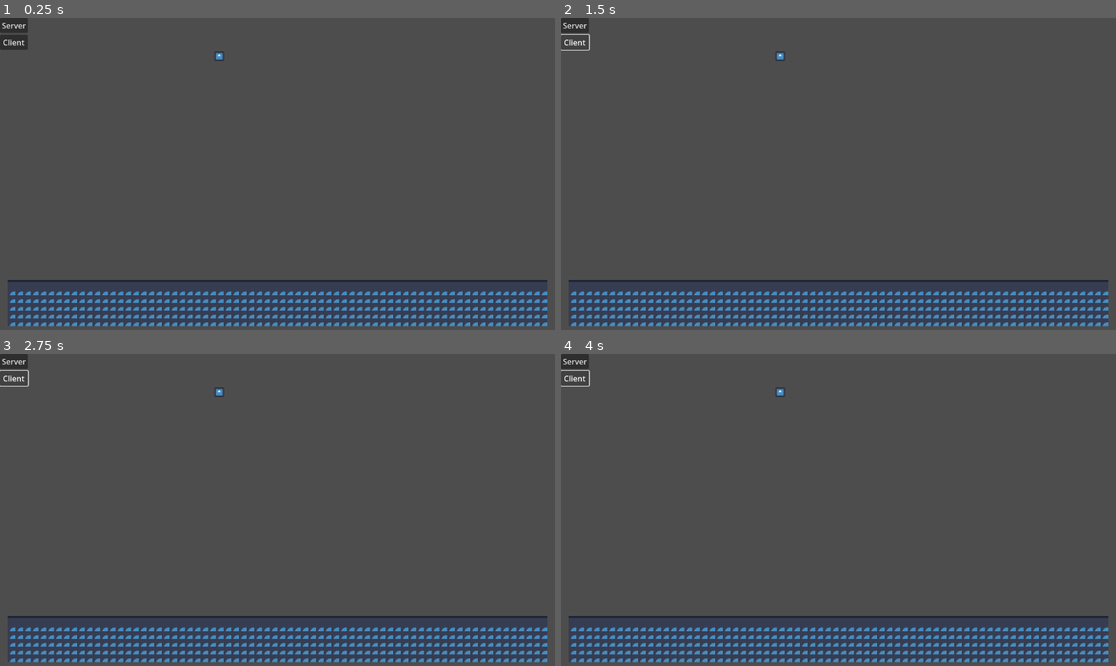
Above: before the commit, frames 1-4 (two rows, left to right).
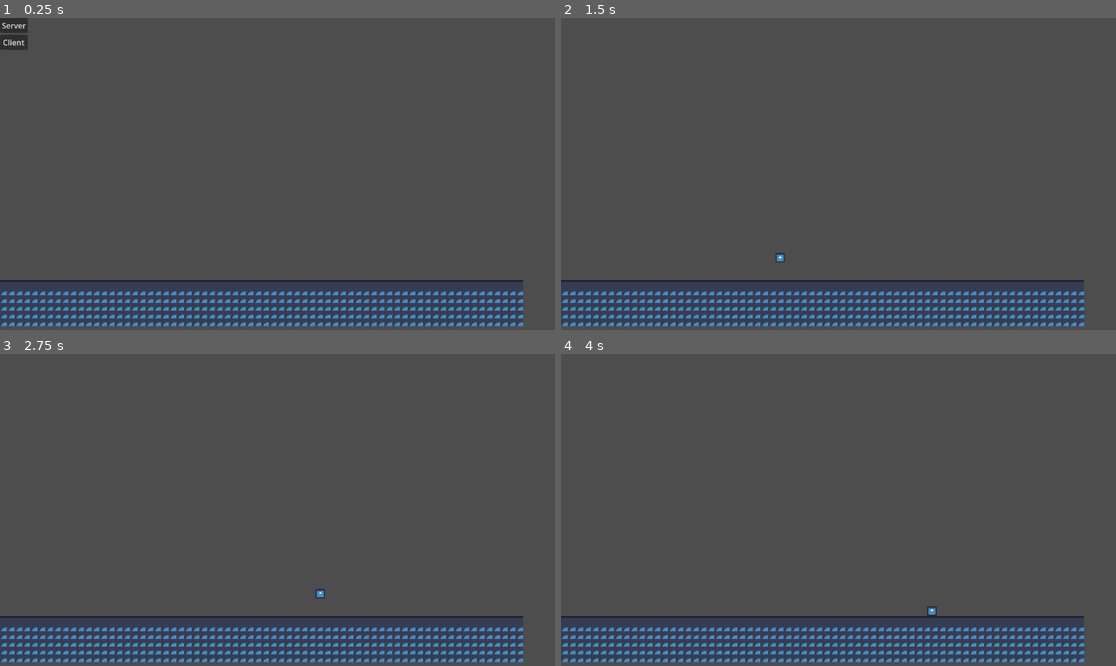
Above: after the commit, the same moments.

Repository: Where-is-my-input/multiplayer-2d
Game: Godot game, scene res://scenes/main.tscn
Two runs of this game, one before a commit and one after it. Both use one fixed random seed, a clock stepped at 60 frames per second and the inputs below. The engine's default icon, where the game draws it, is replaced by a stand-in: a white triangle on a blue panel in a dark square.
Inputs (mouse positions are in pixels of both pictures, inside the frame that each line leads up to):
- Up to frame 1 (0.25 s): no input
- Up to frame 2 (1.5 s): click "Server" at 0.5 s; click (577, 42) at 1.25 s, where only the run before the commit has a clickable "Client"
- Up to frame 3 (2.75 s): tap Enter (ui_accept) at 2, 2.27 s; hold Right (ui_right) from 2.03 s (still down)
- Up to frame 4 (4 s): tap Enter (ui_accept) at 3.02, 3.5 s; release Right (ui_right) at 3.53 s; hold Left (ui_left) from 3.53 s (still down)

The runs differ from the first frame. In frame 1, 2.3% of the frame differs, in the area x 0-99%, y 10-99%; in frame 2, 2.6%; in frame 3, 2.6%, in the area x 0-99%, y 0-99%; in frame 4, 2.6%.

Commit message:
feat: allow server to play and adjust spawn position

Diff:
--- a/scenes/high_level_ui.gd
+++ b/scenes/high_level_ui.gd
@@ -1,8 +1,35 @@
 extends Control
+
+func _ready() -> void:
+	multiplayer.connected_to_server.connect(_on_connected_to_server)
+	multiplayer.server_disconnected.connect(_on_disconnected)
 
 func _on_btn_client_pressed() -> void:
 	HighLevelNetworkHandler.startClient()
 
 
 func _on_btn_server_pressed() -> void:
+	print("Starting server...")
 	HighLevelNetworkHandler.startServer()
+
+	if multiplayer.is_server():
+		print("Server started, spawning player...")
+		var player_scene = load("res://scenes/player.tscn")
+		var player = player_scene.instantiate()
+		player.name = "1"  # Server has peer ID 1
+		player.position = Vector2(455, 79)
+		get_tree().current_scene.add_child(player)
+		print("Server player spawned with name: ", player.name)
+		set_buttons_visibility(false)
+	else:
+		print("Failed to start server or not server")
+
+func _on_connected_to_server() -> void:
+	set_buttons_visibility(false)
+
+func _on_disconnected() -> void:
+	set_buttons_visibility(true)
+
+func set_buttons_visibility(should_show: bool) -> void:
+	$VBoxContainer/btnServer.visible = should_show
+	$VBoxContainer/btnClient.visible = should_show
--- a/scenes/main.tscn
+++ b/scenes/main.tscn
@@ -108,10 +108,8 @@
 
 [node name="main" type="Node2D"]
 
-[node name="player" parent="." instance=ExtResource("1_o5qli")]
-position = Vector2(455, 79)
-
 [node name="TileMapLayer" type="TileMapLayer" parent="."]
+position = Vector2(-50, 0)
 tile_map_data = PackedByteArray("AAABACIAAAABAAAAAAACACIAAAABAAAAAAADACIAAAABAAAAAAAEACIAAAABAAAAAAAFACIAAAABAAAAAAAGAC …(6640 unchanged characters)…
 tile_set = SubResource("TileSet_jyhfs")
 
--- a/scenes/player.gd
+++ b/scenes/player.gd
@@ -4,12 +4,16 @@
 const SPEED = 300.0
 const JUMP_VELOCITY = -400.0
 
-func _enter_tree() -> void:
+func _ready() -> void:
 	set_multiplayer_authority(name.to_int())
+
+	# setting this here because only the owner has authority to set it
+	position = Vector2(455, 79)
 
 
 func _physics_process(delta: float) -> void:
 	if !is_multiplayer_authority(): return
+
 	# Add the gravity.
 	if not is_on_floor():
 		velocity += get_gravity() * delta
